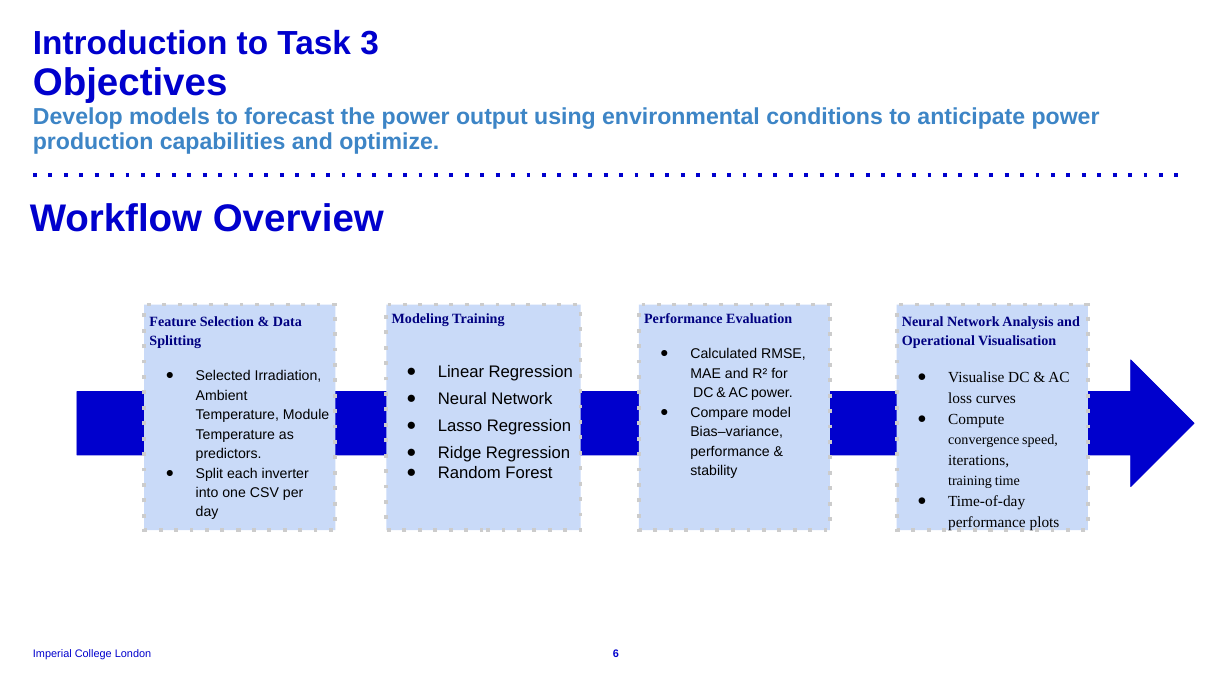
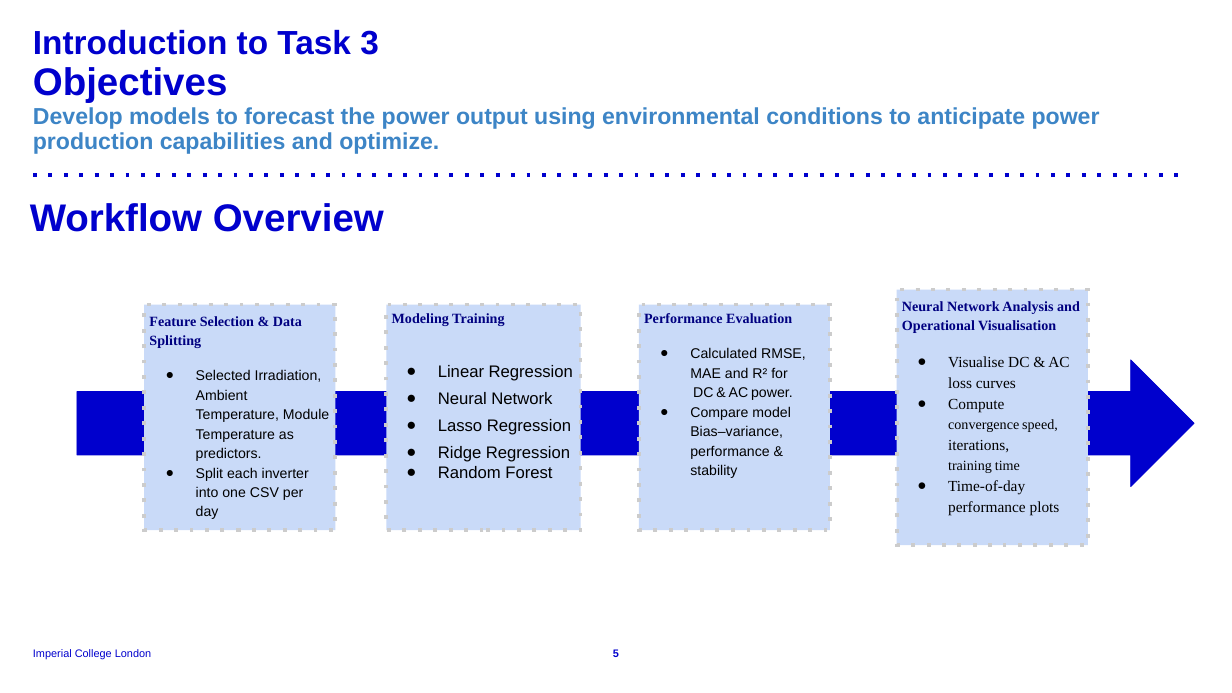
Before and after one commit to 852-mwkh/CIVE70111-Machine-Learning---Group-11, a slide deck: slide 5 of Machine Learning coursework presentation.pptx (slide 6 before the commit). Drawn at 1232x693 pixels with LibreOffice and Linux fonts; fonts in the diff are those of the drawing. Boxes give left, top, right and bottom in pixels: in the first picture for what was removed or moved away, otherwise in the second. Text is boxed around its words. In the diff, an @@ line names an element or a change of style, - is before the commit and + after.

```diff
--- a/Machine Learning coursework presentation.pptx
+++ b/Machine Learning coursework presentation.pptx
@@ rectangle "Neural Network Analysis and Operational ...": place and size @@
-rectangle "Neural Network Analysis and Operational ..." at <box>897,305,1088,531</box>
+rectangle "Neural Network Analysis and Operational ..." at <box>897,289,1088,545</box>
```
Also in this commit, not shown: 7 other slides changed, 2 slides added, 4 slides removed, 4 other files.
